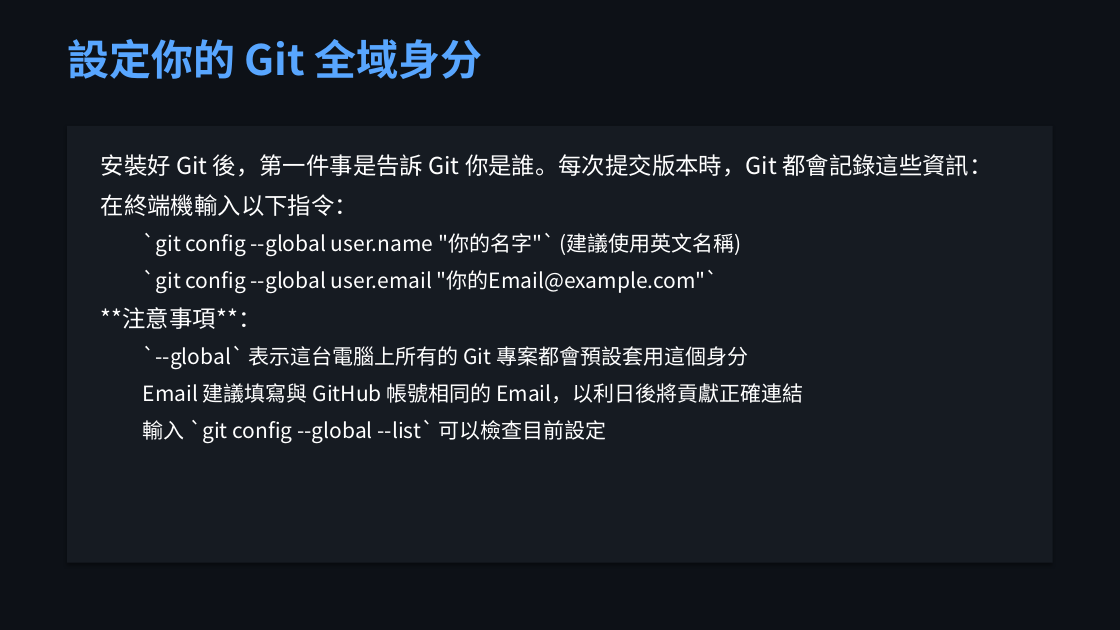
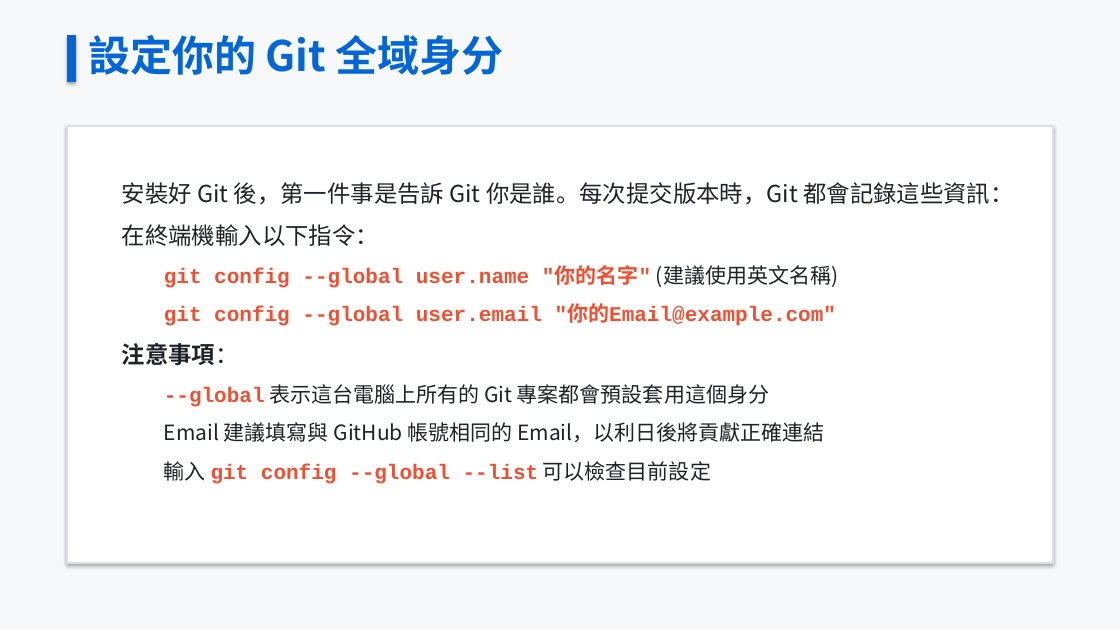
Before and after one commit to oscar7692000-beep/teaching-materials-course, a slide deck: slide 5 of GitHub_教學簡報.pptx. Drawn at 1120x630 pixels with LibreOffice and Linux fonts; fonts in the diff are those of the drawing. Boxes give left, top, right and bottom in pixels: in the first picture for what was removed or moved away, otherwise in the second. Text is boxed around its words. In the diff, an @@ line names an element or a change of style, - is before the commit and + after.

```diff
--- a/GitHub_教學簡報.pptx
+++ b/GitHub_教學簡報.pptx
@@ background #0D1117 to #F6F8FA @@
@@ text "設定你的 Git 全域身分" moved from (x1=67, y1=39, x2=483, y2=79) to (x1=88, y1=35, x2=504, y2=75) @@
@@ text "設定你的 Git 全域身分" at (x1=88, y1=35, x2=504, y2=75): text colour #58A6FF to #0366D6 @@
@@ rectangle added at (x1=67, y1=35, x2=76, y2=82), fill #0366D6, outline #0366D6 0.75 pt @@
@@ rectangle at (x1=67, y1=126, x2=1053, y2=563): fill #161B22 to #FFFFFF; outline none to #DADEE5 1.5 pt @@
@@ text at (x1=122, y1=182, x2=1013, y2=442): text colour #FFFFFF to #1F2328 in "安裝好 Git 後，第一件事是告訴 Git 你是誰。每次提交版本時，Git 都會記錄這些資訊：", "在終端機輸入以下指令：", "Email 建議填寫與 GitHub 帳號相同的 Email，以利日後將貢獻正確連結"; line spacing 1 to 1.25; less space between paragraphs @@
@@ text at (x1=122, y1=265, x2=838, y2=407): text changed; font Noto Sans CJK TC to Courier New; text colour #FFFFFF to #F05032; bold on @@
-  `git config --global user.name "你的名字"` (建議使用英文名稱)
-  `git config --global user.email "你的Email@example.com"`
-**注意事項**：
-  `--global` 表示這台電腦上所有的 Git 專案都會預設套用這個身分
+  git config --global user.name "你的名字" (建議使用英文名稱)
+  git config --global user.email "你的Email@example.com"
+注意事項：
+  --global 表示這台電腦上所有的 Git 專案都會預設套用這個身分
@@ text at (x1=164, y1=461, x2=711, y2=484): text changed; font Noto Sans CJK TC to Courier New; text colour #FFFFFF to #F05032; bold on @@
-  輸入 `git config --global --list` 可以檢查目前設定
+  輸入 git config --global --list 可以檢查目前設定
```
Also in this commit, not shown: 24 other slides changed, 31 other files.
